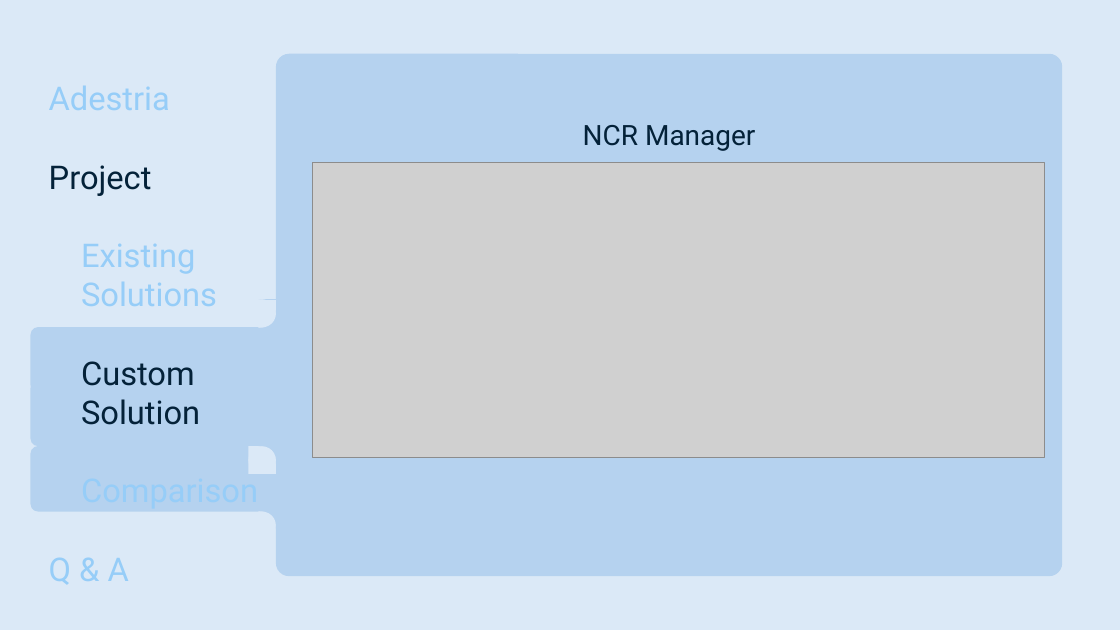
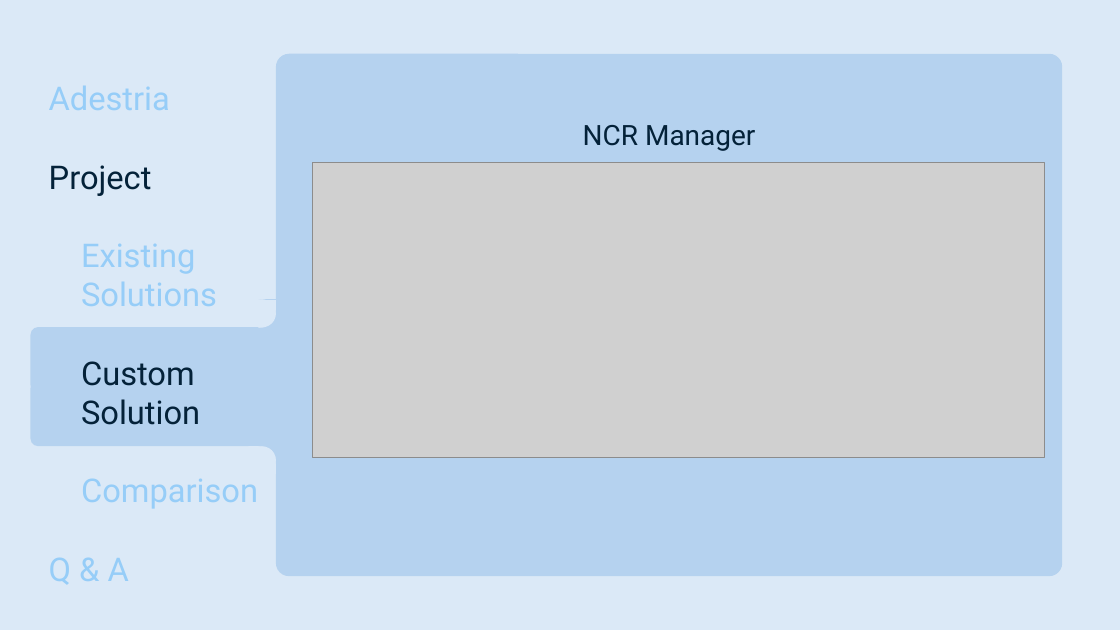
Before and after one commit to smutrux/prog1180, a slide deck: slide 13 of Deliverables/Presentation1.pptx. Drawn at 1120x630 pixels with LibreOffice and Linux fonts; fonts in the diff are those of the drawing; grey boxes stand for pictures. Boxes give left, top, right and bottom in pixels: in the first picture for what was removed or moved away, otherwise in the second. Text is boxed around its words. In the diff, an @@ line names an element or a change of style, - is before the commit and + after.

```diff
--- a/Deliverables/Presentation1.pptx
+++ b/Deliverables/Presentation1.pptx
@@ rounded rectangle removed at [30,446,295,512] @@
@@ rectangle removed at [249,512,276,539] @@
@@ ellipse removed at [249,512,276,539] @@
```
Also in this commit, not shown: 3 other slides changed, 1 slide added, 2 other files.
